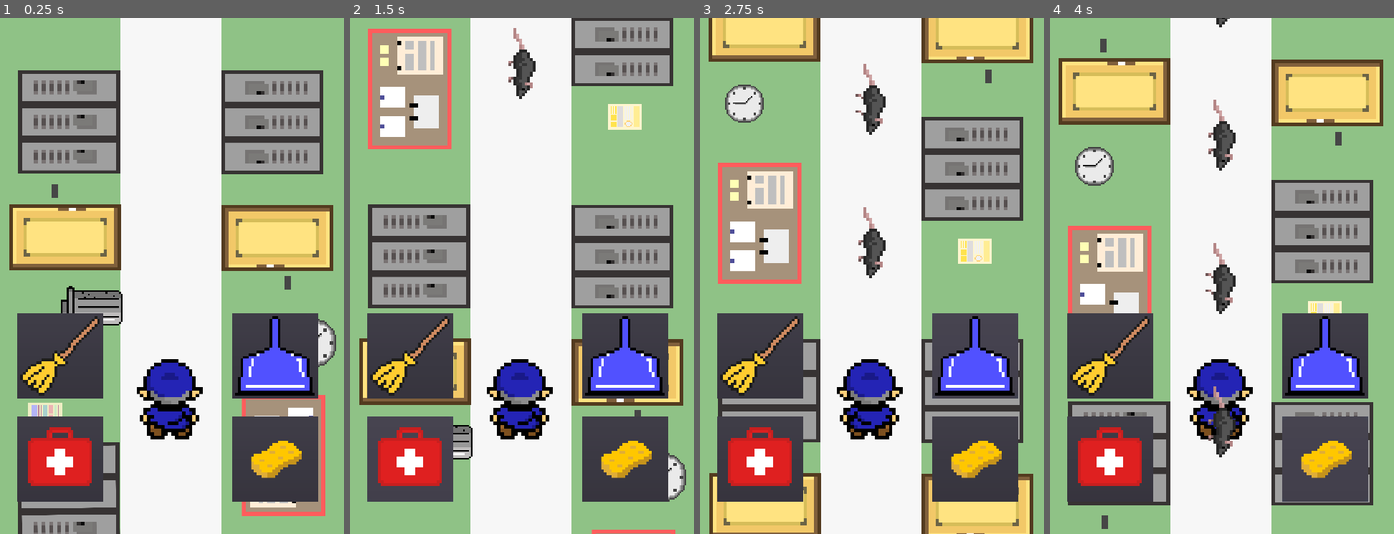
Above: before the commit, frames 1-4 (left to right).
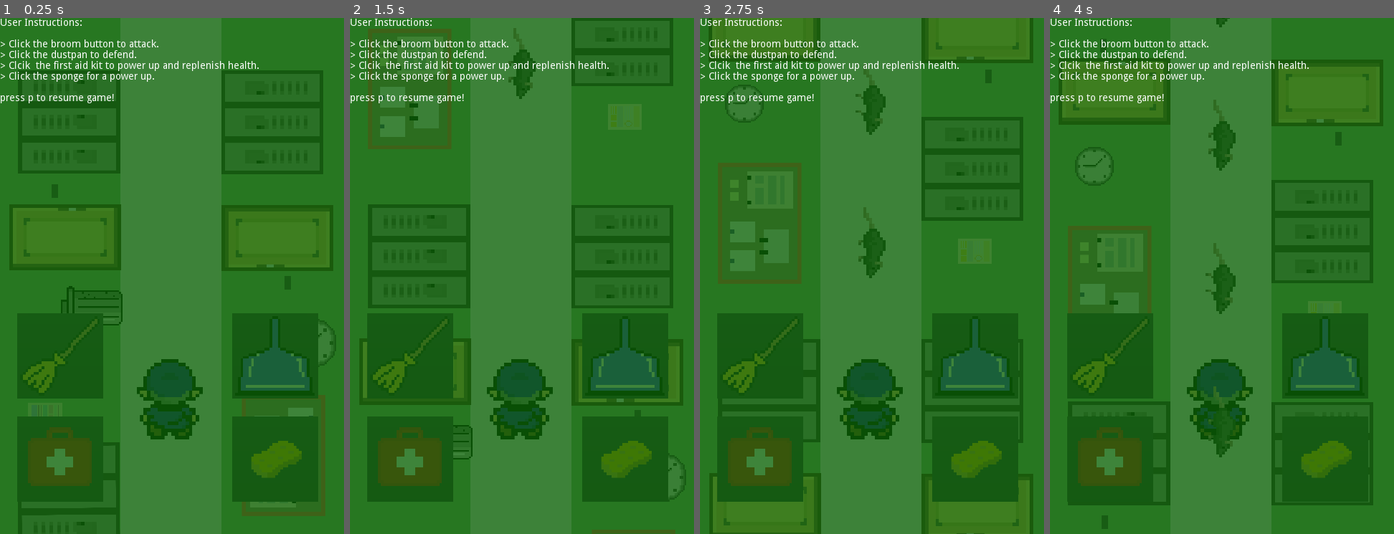
Above: after the commit, the same moments.

Repository: TheBroham7/Project-Sweep
Game: Godot game, scene res://scenes/main.tscn
The game is run twice, just before and just after one commit, with the same random seed, the same clock (stepped at 60 frames per second) and the same inputs.
Inputs (mouse positions are in pixels of both pictures, inside the frame that each line leads up to):
- Up to frame 1 (0.25 s): no input
- Up to frame 2 (1.5 s): click (625, 456) at 0.5 s; click (408, 456) at 1.25 s
- Up to frame 3 (2.75 s): click (975, 353) at 2 s
- Up to frame 4 (4 s): click (1108, 353) at 2.75 s; click (1325, 456) at 3.5 s

The runs differ from the first frame. In frame 1, 100% of the frame differs, in the area x 0-100%, y 0-100%; in frame 2, 100%; in frame 3, 100%; in frame 4, 100%.

Commit message:
Update main.tscn

Diff:
--- a/scenes/main.tscn
+++ b/scenes/main.tscn
@@ -35,15 +35,28 @@
 
 [node name="Pause" type="Control" parent="CanvasLayer"]
 pause_mode = 2
-visible = false
 margin_right = 478.0
-margin_bottom = 2416.0
+margin_bottom = 4102.0
 script = ExtResource( 7 )
 
 [node name="Background" type="ColorRect" parent="CanvasLayer/Pause"]
 margin_right = 506.0
-margin_bottom = 2410.0
+margin_bottom = 4165.0
 color = Color( 0.0470588, 0.392157, 0.027451, 0.792157 )
+
+[node name="RichTextLabel" type="RichTextLabel" parent="CanvasLayer/Pause/Background"]
+margin_right = 525.0
+margin_bottom = 4181.0
+tab_size = 1
+text = "User Instructions:
+
+> Click the broom button to attack.
+> Click the dustpan to defend.
+> Clcik  the first aid kit to power up and replenish health.
+> Click the sponge for a power up.
+
+press p to resume game!
+"
 
 [connection signal="body_entered" from="Player" to="SchoolBackground" method="_on_Player_body_entered"]
 [connection signal="timeout" from="MobTimer" to="." method="_on_MobTimer_timeout"]
